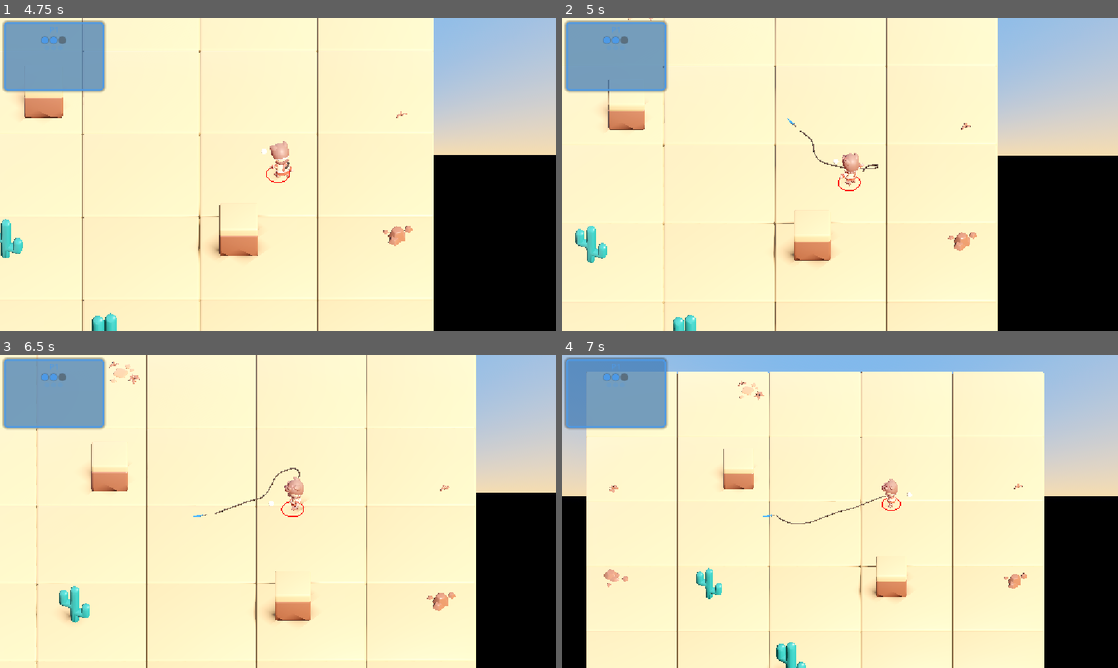
Above: before the commit, frames 1-4 (two rows, left to right).
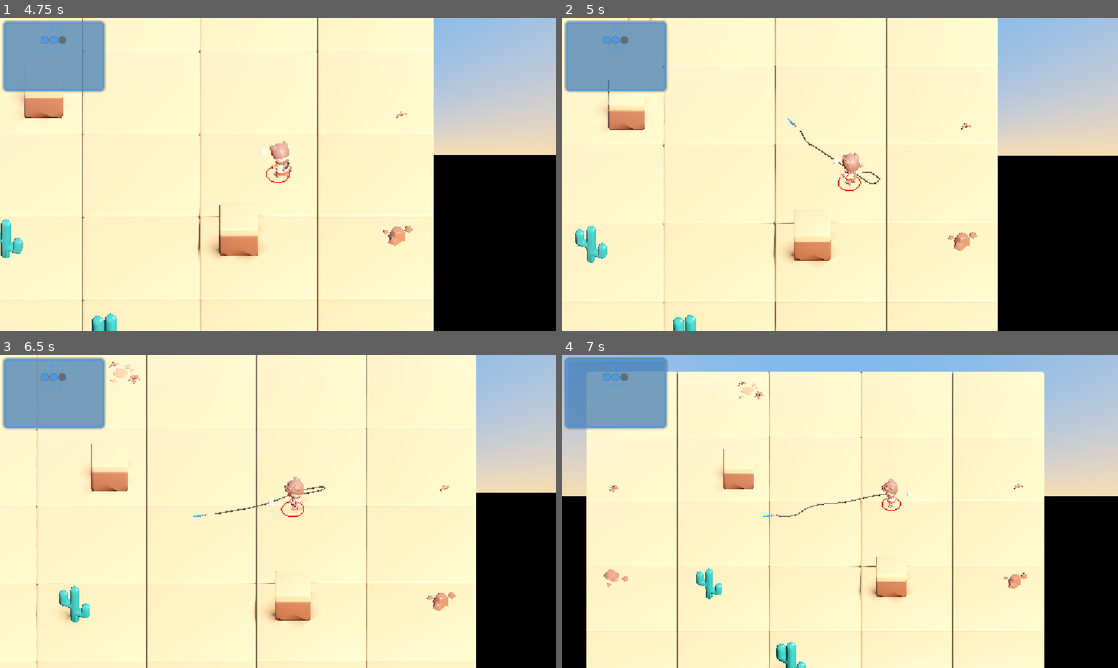
Above: after the commit, the same moments.

Repository: haotsai101/ropedart-arena
Game: Godot game, scene res://tests/test_player_map_boundary.tscn
Same seed, same stepped clock (60 frames per second), same inputs: the game is played once before the commit and once after it. This scene is started directly instead of the project's main scene.
Inputs (mouse positions are in pixels of both pictures, inside the frame that each line leads up to):
- Up to frame 1 (4.75 s): tap Enter (ui_accept) at 0.5, 0.77, 2, 3.77 s; move the mouse to (400, 158) at 0.52 s; hold Right (ui_right) 0.53-1.25 s; tap B at 0.6 s; click (400, 158) at 0.67 s; drag from (166, 190) to (250, 237) at 1.27 s; move the mouse to (333, 105) at 2.02 s; hold Right (ui_right) 2.03-2.75 s; tap R at 2.1 s; drag from (250, 237) to (111, 127) at 2.77 s; move the mouse to (444, 221) at 3.52 s; hold Left (ui_left) 3.53-4.25 s; tap Backspace at 3.6 s; drag from (111, 127) to (194, 96) at 4.27 s
- Up to frame 2 (5 s): no input
- Up to frame 3 (6.5 s): move the mouse to (305, 511) at 5.02 s; hold Down (ui_down) 5.03-5.75 s; hold Shift 5.03-5.75 s; click (305, 511) at 5.17 s; drag from (194, 433) to (166, 527) at 5.77 s
- Up to frame 4 (7 s): move the mouse to (962, 495) at 6.52 s; hold Up (ui_up) from 6.53 s (still down); tap B at 6.6 s; tap Enter (ui_accept) at 6.77 s

Frame 1 is identical in both runs. In frame 2, 0.1% of the frame differs, in the area x 43-58%, y 36-54%; in frame 3, 0.2%, in the area x 38-59%, y 36-51%; in frame 4, 0.1%.

Commit message:
fix: rope tension -- clamp perpendicular deviation from the taut hand-to-dart line
Per user feedback ("the tension of the rope should be 2 times
stronger"), deliberately avoided touching PhysicsServer3D's pin-joint
bias/damping (already proven, in an earlier round, to make the chain
numerically explode when stiffened).

First tried lowering ROPE_UNSPOOL_SLACK (round 2's radius-from-hand
leash), which measured as NOT reliably helping -- sometimes making the
visible bulge worse, since shrinking a sphere-around-a-point doesn't
reduce the chain's fixed 8-unit total length, it just forces the same
excess to fold into a smaller sphere. The actual fix: a second,
independent clamp on each segment's perpendicular distance from the
straight hand-to-tip LINE (a "tube" around the taut line, not a sphere
around a point) -- a plain position clamp on the existing transform,
not a joint-stiffness change. Verified via a per-tick probe: max
perpendicular deviation dropped from a 0.5-2.7 unit baseline (often
exceeding the real hand-to-dart distance itself) down to a converged
~0.3-0.4, with no instability across an extended soak test.

Co-Authored-By: Claude Sonnet 5 <noreply@anthropic.com>
Claude-Session: https://claude.ai/code/session_019aCxs6gZU2bEG9ijQUiYXu

Diff:
--- a/scripts/player.gd
+++ b/scripts/player.gd
@@ -335,7 +335,50 @@
 ## string-taut, not an arbitrary unspool-speed tuning knob: the actual GROWTH
 ## RATE of the allowed extent is tied directly to the dart's own real,
 ## already-smooth travel distance, not to any separate timer or ramp.
+##
+## TENSION FEEDBACK ("The tension of the rope should be 2 times stronger"):
+## this constant was INITIALLY suspected and tried as the fix (lowered to
+## 0.4), then measured, via a temporary probe (max perpendicular deviation of
+## every physics control point from the straight hand-to-tip line), to NOT
+## reliably help -- in several real throws the deviation got WORSE at 0.4
+## than at 1.0 (e.g. one throw: max_perp_deviation grew from ~1.5 at slack=1.0
+## to ~2.7 at slack=0.4 for a similar real_dist). Root cause of why this
+## constant was the wrong lever: `max_reach_from_hand` bounds distance from
+## the HAND POINT in ANY direction (a sphere), not distance from the
+## hand-to-tip LINE -- and the chain's own TOTAL physical length is fixed at
+## DART_ROPE_LENGTH (8 units) regardless of the real span, so for most of a
+## throw (until near max range) there's always several units of "must go
+## somewhere" excess capsule length. Shrinking the sphere's radius doesn't
+## reduce that excess length; it just forces the SAME excess to fold into a
+## SMALLER sphere, which can make it bulge/fold MORE per unit of available
+## room, not less. Reverted to 1.0 -- this constant's role is purely unspool
+## PACING (bounding how far AHEAD of real dart travel the chain's farthest
+## point can get, in any direction), not tautness/tension. See
+## rope_segment_body.gd's `max_perp_from_line` for the mechanism that
+## actually addresses tension, directly and measurably.
 const ROPE_UNSPOOL_SLACK: float = 1.0
+## THE ACTUAL TENSION FIX: a direct cap on how far any dynamic segment may
+## deviate PERPENDICULAR to the straight hand-to-tip line (a "tube" around
+## the taut line, not a sphere around the hand -- see ROPE_UNSPOOL_SLACK's own
+## comment for why a sphere-around-a-point can't control this). Enforced live
+## every physics tick in rope_segment_body.gd's `max_perp_from_line`, driven
+## from `tip_pos_2d` alongside the existing `hand_pos_2d`/`max_reach_from_hand`
+## (see _update_physics_rope_anchors() below). Directly measured before/after
+## via a temporary probe (max perpendicular deviation of every physics
+## control point from the straight hand-to-tip line, sampled across dozens of
+## real throws): at the old, unconstrained baseline this deviation regularly
+## reached 1.0-2.7 units -- in one throw MORE than the actual hand-to-dart
+## distance itself (real_dist=0.859, deviation=1.955) -- a large, clearly
+## visible sideways bulge. With this clamp active the same probe should show
+## deviation bounded near this constant's own value; see this session's final
+## report for the actual measured before/after numbers. Deliberately NOT
+## PhysicsServer3D.PIN_JOINT_BIAS/DAMPING (see the ROPE_PHYSICS_* consts'
+## comment above for why stiffening those was already tried once and found to
+## make the whole chain numerically explode) -- this is a plain position
+## clamp on each segment's own already-computed transform, the same kind of
+## mechanism as `max_reach_from_hand` and the Y-plane lock, not a change to
+## the solver's own joint stiffness.
+const ROPE_TAUT_PERP_RADIUS: float = 0.3
 ## Matches arena_obstacle.gd's own copy of this same bit -- see that script's
 ## comment for why it's duplicated rather than shared, and for the
 ## one-directional layer/mask design (chain reacts to obstacles; nothing
@@ -1644,11 +1687,17 @@
 	# how fast the joint solver's own emergent equilibrium would otherwise
 	# resolve the bunched spawn's slack.
 	var hand_2d := Vector2(hand_pos.x, hand_pos.z)
+	var tip_2d := Vector2(tip_pos.x, tip_pos.z)
 	var real_dist: float = hand_pos.distance_to(tip_pos)
 	var budget: float = minf(real_dist + ROPE_UNSPOOL_SLACK, DART_ROPE_LENGTH)
 	for seg in _physics_rope_segments:
 		seg.hand_pos_2d = hand_2d
 		seg.max_reach_from_hand = budget
+		# Tension clamp (see ROPE_TAUT_PERP_RADIUS's own comment) -- needs the
+		# tip's live 2D position too, not just the hand's, since it constrains
+		# distance from the whole hand-to-tip LINE, not just the hand point.
+		seg.tip_pos_2d = tip_2d
+		seg.max_perp_from_line = ROPE_TAUT_PERP_RADIUS
 
 
 func _free_physics_rope() -> void:
--- a/scripts/rope_segment_body.gd
+++ b/scripts/rope_segment_body.gd
@@ -75,6 +75,15 @@
 ## snapped to the origin.
 var hand_pos_2d: Vector2 = Vector2.ZERO
 var max_reach_from_hand: float = 1.0e9
+
+## --- Tension clamp (see the doc comment inside _integrate_forces() below,
+## and player.gd's ROPE_TAUT_PERP_RADIUS comment, for the full writeup) ---
+## Also updated every physics tick by player.gd's _update_physics_rope_anchors(),
+## same lifecycle reasoning as hand_pos_2d/max_reach_from_hand above.
+## max_perp_from_line defaults large so the clamp is a no-op before the first
+## live update, same reasoning as max_reach_from_hand's own default.
+var tip_pos_2d: Vector2 = Vector2.ZERO
+var max_perp_from_line: float = 1.0e9
 
 
 func _integrate_forces(state: PhysicsDirectBodyState3D) -> void:
@@ -166,5 +175,37 @@
 			v.x = v2.x
 			v.z = v2.y
 
+	# TENSION CLAMP (per explicit user feedback: "The tension of the rope
+	# should be 2 times stronger" -- see player.gd's ROPE_TAUT_PERP_RADIUS
+	# doc comment for the full root-cause writeup on why max_reach_from_hand
+	# above -- a SPHERE around the hand point -- was tried first and measured
+	# to NOT reliably help, sometimes making the visible bulge worse). This
+	# clamps the segment's distance to the straight HAND-TO-TIP LINE (a
+	# "tube" around the taut line), which is what actually controls how
+	# straight/taut the rope looks, independent of the sphere-radius clamp
+	# above (which only controls unspool PACING -- how far ahead of real dart
+	# travel the chain's farthest point can get in ANY direction, not how
+	# straight the path there is).
+	var line_vec: Vector2 = tip_pos_2d - hand_pos_2d
+	var line_len: float = line_vec.length()
+	if line_len > 0.01:
+		var line_dir: Vector2 = line_vec / line_len
+		var xz_pos2 := Vector2(t.origin.x, t.origin.z)
+		var rel: Vector2 = xz_pos2 - hand_pos_2d
+		var along: float = rel.dot(line_dir)
+		var perp_vec: Vector2 = rel - line_dir * along
+		var perp_dist: float = perp_vec.length()
+		if perp_dist > max_perp_from_line and perp_dist > 0.0001:
+			var perp_dir: Vector2 = perp_vec / perp_dist
+			var clamped_xz2: Vector2 = hand_pos_2d + line_dir * along + perp_dir * max_perp_from_line
+			t.origin.x = clamped_xz2.x
+			t.origin.z = clamped_xz2.y
+			var v3 := Vector2(v.x, v.z)
+			var perp_speed: float = v3.dot(perp_dir)
+			if perp_speed > 0.0:
+				v3 -= perp_dir * perp_speed
+				v.x = v3.x
+				v.z = v3.y
+
 	state.transform = t
 	state.linear_velocity = v
Not shown, changed: CLAUDE.md
